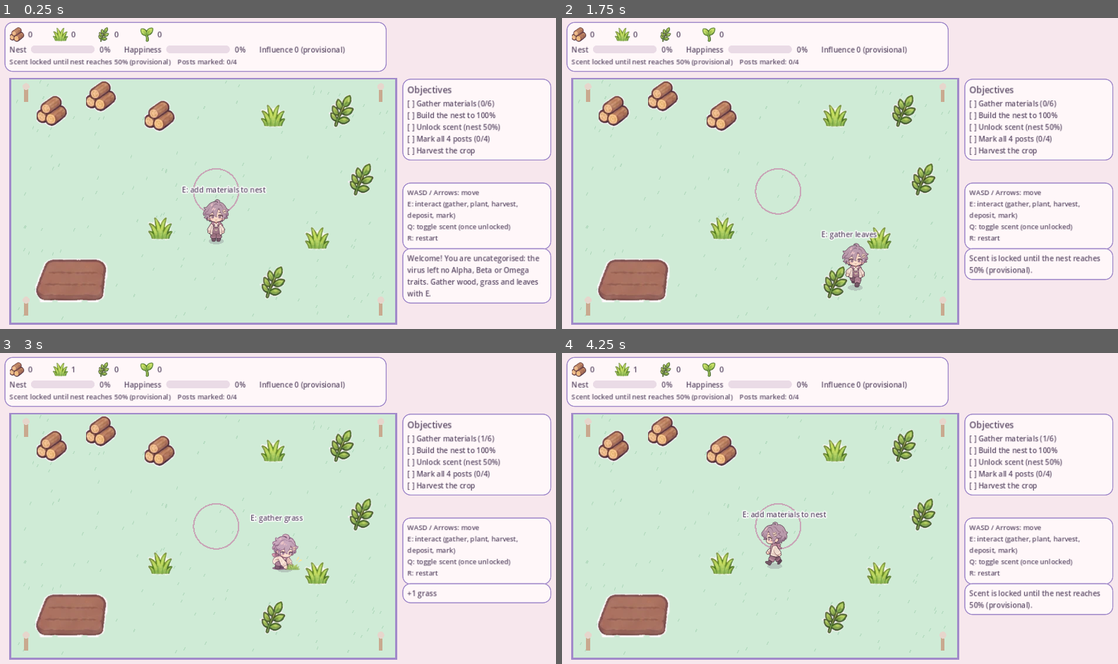
Above: before the commit, frames 1-4 (two rows, left to right).
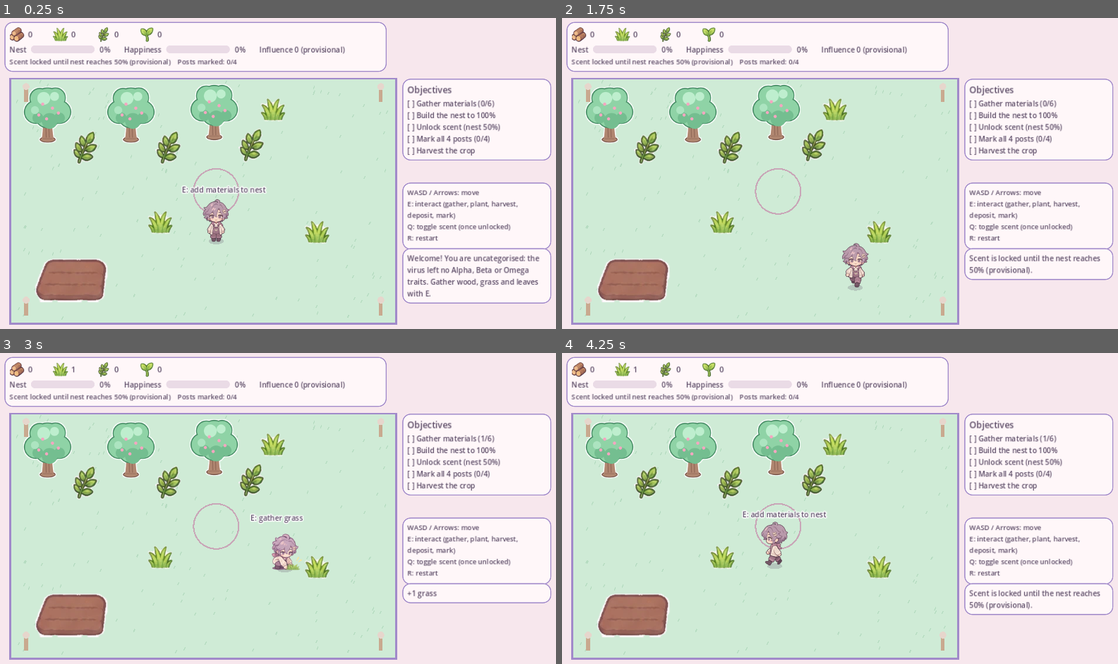
Above: after the commit, the same moments.

Repository: dreamscapestudios2024-alt/omegaverse-godot-Ronin
Game: Godot game, scene res://scenes/main.tscn
Same seed, same stepped clock (60 frames per second), same inputs: the game is played once before the commit and once after it.
Inputs:
- Up to frame 1 (0.25 s): no input
- Up to frame 2 (1.75 s): tap Enter at 0.5 s; hold D 0.53-1.28 s; tap E at 0.6 s; hold S from 1.28 s (still down); tap Q at 1.35 s
- Up to frame 3 (3 s): release S at 2.03 s; hold D 2.03-2.78 s; tap R at 2.1 s; hold W from 2.78 s (still down); tap E at 2.85 s
- Up to frame 4 (4.25 s): release W at 3.53 s; hold A from 3.53 s (still down); tap Q at 3.6 s

The runs differ from the first frame. In frame 1, 6.0% of the frame differs, in the area x 4-68%, y 20-91%; in frame 2, 6.2%; in frame 3, 6.0%; in frame 4, 6.0%.

Commit message:
Trees replace wood piles; 60s environmental respawn with visible regrowth; leaves grow beside trees
Co-Authored-By: Claude Sonnet 5.5 <noreply@anthropic.com>
Claude-Session: https://claude.ai/code/session_01UYcGXCg8MYanTfhPWy1eU9

Diff:
--- a/scripts/config.gd
+++ b/scripts/config.gd
@@ -11,7 +11,9 @@
 
 # --- Resources (PROVISIONAL) ---
 const RESOURCE_CHARGES = 3           # gathers before a node is depleted
-const RESOURCE_REGROW_SECONDS = 10.0
+# Environmental respawn: a used-up node regrows on its own after this many seconds.
+# Trees and the leaves growing beside them share the same slow timer. (PROVISIONAL ~1 minute)
+const RESPAWN_SECONDS = {"wood": 60.0, "grass": 60.0, "leaves": 60.0}
 const INVENTORY_CAP_PER_TYPE = 20
 const GATHER_OBJECTIVE_AMOUNT = 6    # "gather materials" objective: total items gathered
 
--- a/scripts/main.gd
+++ b/scripts/main.gd
@@ -7,7 +7,7 @@
 const HudScript = preload("res://scripts/hud.gd")
 
 const TEX_RESOURCE = {
-	"wood": preload("res://assets/items/icon_logs.png"),
+	"wood": preload("res://assets/items/tree.png"),
 	"grass": preload("res://assets/items/icon_grass.png"),
 	"leaves": preload("res://assets/items/icon_leaf.png"),
 }
@@ -16,6 +16,7 @@
 const TEX_PLOT_SPROUT = preload("res://assets/items/plot_sprout.png")
 const TEX_PLOT_GROWING = preload("res://assets/items/plot_growing.png")
 const TEX_PLOT_RIPE = preload("res://assets/items/plot_ripe.png")
+const TEX_STUMP = preload("res://assets/items/stump.png")
 const PLOT_SIZE = Vector2(150, 90)
 const PLOT_PAD = Vector2(11, 44)     # transparent margin around the soil in the plot textures
 
@@ -62,13 +63,15 @@
 	hud.toast("Welcome! You are uncategorised: the virus left no Alpha, Beta or Omega traits. Gather wood, grass and leaves with E.")
 
 func _add_resources() -> void:
+	# Leaf bushes grow beside the trees; grass is scattered around the territory.
 	var defs := [
-		["wood", Vector2(110, 190)], ["wood", Vector2(210, 160)], ["wood", Vector2(330, 200)],
+		["wood", Vector2(100, 240)], ["leaves", Vector2(176, 288)],
+		["wood", Vector2(270, 240)], ["leaves", Vector2(346, 288)],
+		["wood", Vector2(440, 235)], ["leaves", Vector2(516, 283)],
 		["grass", Vector2(330, 430)], ["grass", Vector2(560, 200)], ["grass", Vector2(650, 450)],
-		["leaves", Vector2(700, 190)], ["leaves", Vector2(740, 330)], ["leaves", Vector2(560, 540)],
 	]
 	for d in defs:
-		resources.append({"type": d[0], "pos": d[1], "charges": Config.RESOURCE_CHARGES, "regrow": 0.0})
+		resources.append({"type": d[0], "pos": d[1], "charges": Config.RESOURCE_CHARGES, "regrow": 0.0, "total": Config.RESPAWN_SECONDS[d[0]]})
 
 func _add_posts(t: Rect2) -> void:
 	var inset := 32.0
@@ -141,10 +144,10 @@
 	for r in resources:
 		if r["charges"] <= 0:
 			continue
-		var d: float = p.distance_to(r["pos"]) - 26.0
+		var d: float = p.distance_to(r["pos"]) - 28.0
 		if d < best_d:
 			best_d = d
-			best = {"kind": "resource", "ref": r, "label": "E: gather " + r["type"]}
+			best = {"kind": "resource", "ref": r, "label": "E: chop tree" if r["type"] == "wood" else "E: gather " + r["type"]}
 	# farm plot (closest point on rectangle)
 	var cp := Vector2(clampf(p.x, plot_rect.position.x, plot_rect.end.x), clampf(p.y, plot_rect.position.y, plot_rect.end.y))
 	var dp: float = p.distance_to(cp)
@@ -194,7 +197,7 @@
 	if player != null:
 		player.play_action("chop" if type == "wood" else "pick")
 	if r["charges"] <= 0:
-		r["regrow"] = Config.RESOURCE_REGROW_SECONDS
+		r["regrow"] = r["total"]
 	inventory[type] += 1
 	total_gathered += 1
 	hud.toast("+1 %s" % type)
@@ -343,9 +346,22 @@
 
 func _draw_resource(r: Dictionary) -> void:
 	var pos: Vector2 = r["pos"]
-	var tex: Texture2D = TEX_RESOURCE[r["type"]]
-	var col := Color(1, 1, 1, 1) if r["charges"] > 0 else Color(1, 1, 1, 0.25)
-	draw_texture(tex, pos - tex.get_size() / 2.0, col)
+	var type: String = r["type"]
+	var tex: Texture2D = TEX_RESOURCE[type]
+	var base := pos + Vector2(0, 20)       # ground point under the node
+	var grown: bool = r["charges"] > 0
+	var p := 1.0 if grown else clampf(1.0 - r["regrow"] / r["total"], 0.0, 1.0)   # regrowth progress 0..1
+	if type == "wood":
+		if grown or p >= 0.5:
+			var sc := 1.0 if grown else 0.4 + 0.6 * ((p - 0.5) / 0.5)           # sapling grows back
+			var size := tex.get_size() * sc
+			draw_texture_rect(tex, Rect2(base - Vector2(size.x / 2.0, size.y), size), false)
+		else:
+			draw_texture(TEX_STUMP, base - Vector2(TEX_STUMP.get_size().x / 2.0, TEX_STUMP.get_size().y))
+	else:
+		var sc2 := 1.0 if grown else 0.3 + 0.7 * p                              # regrows from a tiny shoot
+		var size2 := tex.get_size() * sc2
+		draw_texture_rect(tex, Rect2(pos + Vector2(-size2.x / 2.0, 12.0 - size2.y), size2), false, Color(1, 1, 1, 1.0 if grown else 0.75))
 
 func _draw_nest() -> void:
 	var tier := nest_tier()
--- a/tests/smoke_test.gd
+++ b/tests/smoke_test.gd
@@ -26,8 +26,21 @@
 			main.interact()
 	check(main.total_gathered == 27, "gathered 27 items from 9 nodes (got %d)" % main.total_gathered)
 
+	# environmental respawn: depleted nodes stay empty ~1 minute, then regrow
+	var all_empty := true
+	for r in main.resources:
+		if r["charges"] != 0: all_empty = false
+	check(all_empty, "all gathered nodes are depleted")
+	main._process(30.0)
+	check(main.resources[0]["charges"] == 0, "trees still regrowing after 30s")
+	main._process(31.0)
+	var all_back := true
+	for r in main.resources:
+		if r["charges"] != 3: all_back = false
+	check(all_back, "all nodes respawned after ~1 minute")
+
 	# interacting far from anything does nothing
-	main.player.position = Vector2(400, 250)
+	main.player.position = Vector2(700, 330)
 	var before: int = main.total_gathered
 	main.interact()
 	check(main.total_gathered == before, "no interaction at unrealistic distance")
Binary file added: assets/items/stump.png
Not shown, added: assets/items/stump.png.import
Binary file added: assets/items/tree.png
Not shown, added: assets/items/tree.png.import
